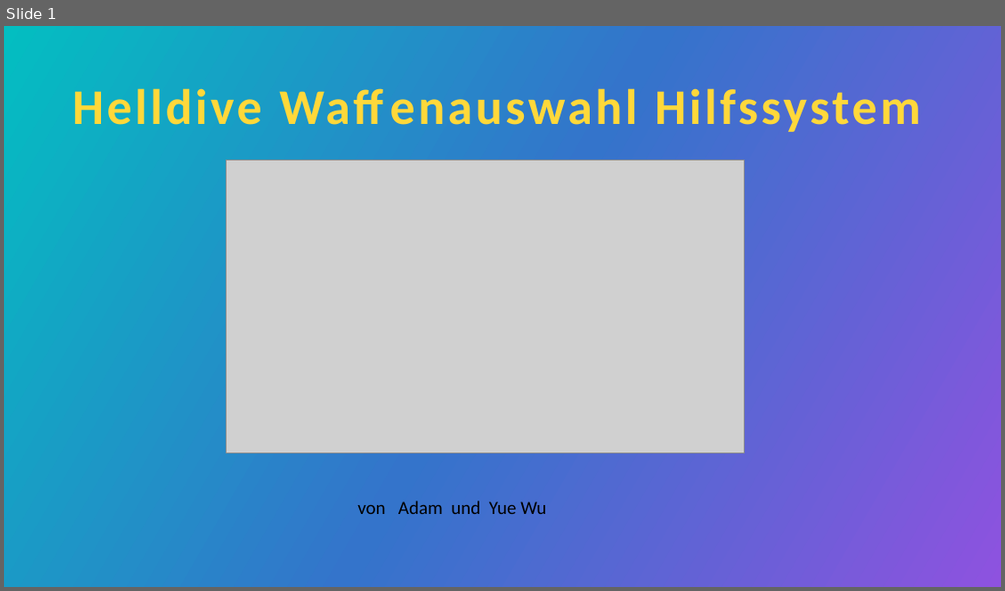
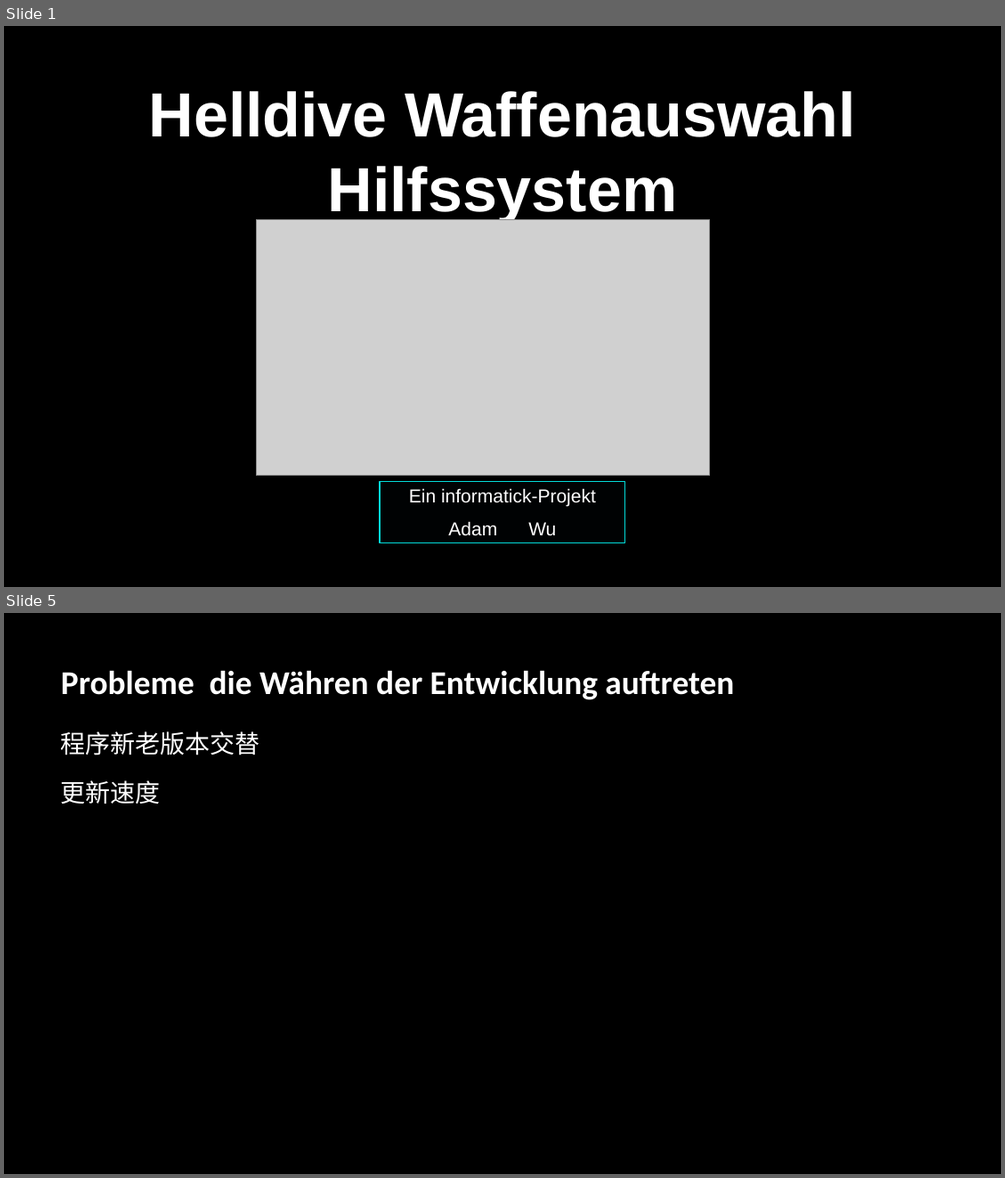
Before and after one commit to SmashedAdam/HELLDIVE, a slide deck: docs/Helldive Waffenauswahl Hilfssystem.pptx. Shown one above the other, each under a label of ours: slide 1 before the commit, slides 1 and 5 after it; the slides between them are not shown. The pictures are 1005x591 and 1005x1178 pixels, drawn with LibreOffice and Linux fonts; fonts in the diff are those of the drawing; grey boxes stand for pictures; background and template pictures are left out. Boxes give left, top, right and bottom in pixels: in the first picture for what was removed or moved away, otherwise in the second. Text is boxed around its words. In the diff, an @@ line names an element or a change of style, - is before the commit and + after.

```diff
--- a/docs/Helldive Waffenauswahl Hilfssystem.pptx
+++ b/docs/Helldive Waffenauswahl Hilfssystem.pptx
@@ slide 5 added at bbox=[4, 613, 1001, 1174], background #000000 @@
@@ title added at bbox=[61, 670, 734, 700], 32 pt, text #FFFFFF, bold @@
+Probleme die Währen der Entwicklung auftreten
@@ text added at bbox=[61, 731, 260, 803], 24 pt, text #FFFFFF @@
+程序新老版本交替
+更新速度
@@ slide 1 changed as well @@
@@ background gradient #03BEC1 to #3474CB to #8E52DF to picture (left out) @@
@@ title "Helldive Waffenauswahl Hilfssystem": place and size @@
-title "Helldive Waffenauswahl Hilfssystem" at bbox=[73, 88, 921, 132]
+title "Helldive Waffenauswahl Hilfssystem" at bbox=[149, 91, 856, 223]
@@ title "Helldive Waffenauswahl Hilfssystem" at bbox=[149, 91, 856, 223]: size 48 to 60 pt, font Calibri to Arial, text colour gradient #F8C334 to #FFD83A to #FFFD6D to #FFFEB8 to gradient #FFFFFF to #03DBD9, letter spacing 3 to 0 pt; vertical alignment middle to bottom @@
@@ picture: place and size @@
-picture at bbox=[226, 160, 744, 453]
+picture at bbox=[256, 220, 709, 475]
@@ text removed at bbox=[357, 500, 546, 514] @@
-von Adam und Yue Wu
@@ text added at bbox=[380, 482, 624, 543], fill #000203, outline #03DBD9 1 pt, 18 pt, text #FFFFFF @@
+Ein informatick-Projekt
+Adam Wu
```
Also in this commit, not shown: 5 other slides added, 6 slides removed.
